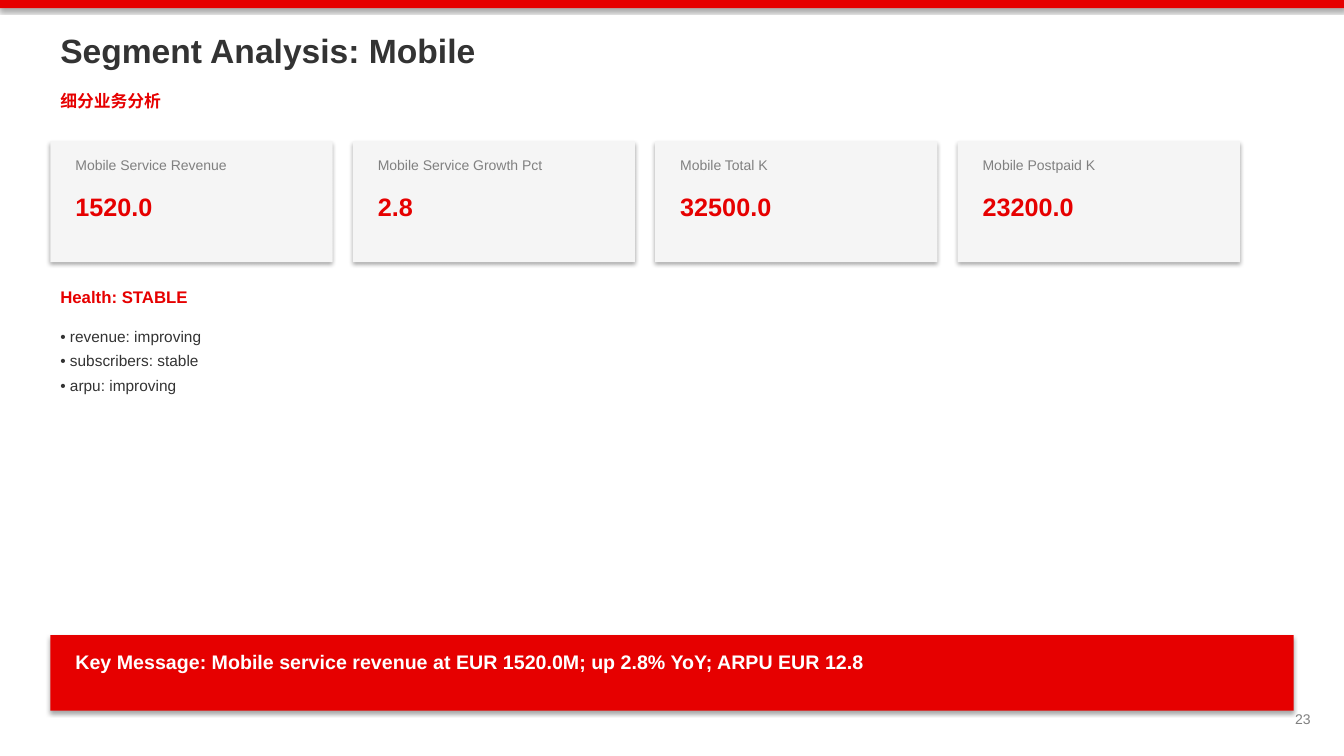
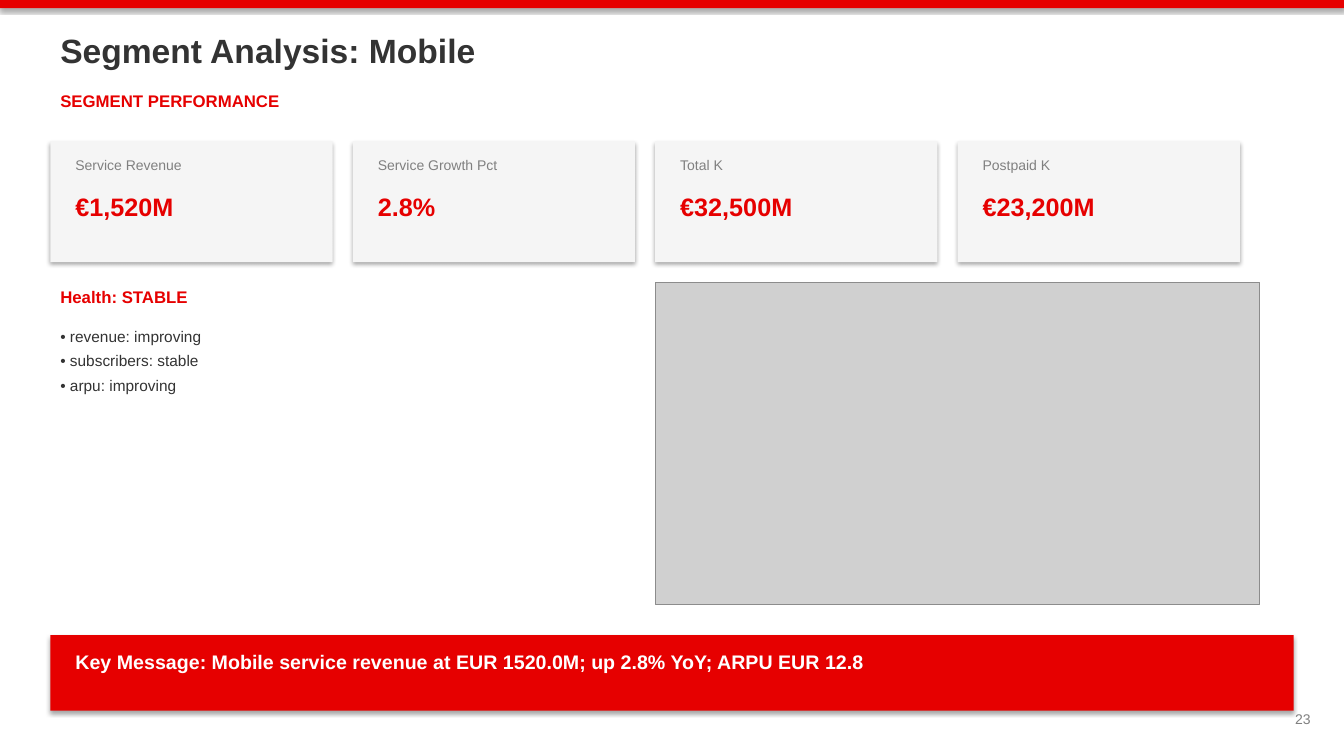
Before and after one commit to mypinseeker/BLM-Financial-Report-Analysis, a slide deck: slide 23 of data/output/blm_vodafone_germany_q3fy26_v2_draft.pptx. Drawn at 1344x756 pixels with LibreOffice and Linux fonts; fonts in the diff are those of the drawing; grey boxes stand for pictures. Boxes give left, top, right and bottom in pixels: in the first picture for what was removed or moved away, otherwise in the second. Text is boxed around its words. In the diff, an @@ line names an element or a change of style, - is before the commit and + after.

```diff
--- a/data/output/blm_vodafone_germany_q3fy26_v2_draft.pptx
+++ b/data/output/blm_vodafone_germany_q3fy26_v2_draft.pptx
@@ text at [60,95,279,107]: text changed @@
-细分业务分析
+SEGMENT PERFORMANCE
@@ text at [75,160,182,170]: text changed @@
-Mobile Service Revenue
+Service Revenue
@@ text at [378,160,497,170]: text changed @@
-Mobile Service Growth Pct
+Service Growth Pct
@@ text at [680,160,723,170]: text changed @@
-Mobile Total K
+Total K
@@ text at [983,160,1050,173]: text changed @@
-Mobile Postpaid K
+Postpaid K
@@ text at [75,198,173,220]: text changed @@
-1520.0
+€1,520M
@@ text at [378,198,435,217]: text changed @@
-2.8
+2.8%
@@ text at [680,198,792,220]: text changed @@
-32500.0
+€32,500M
@@ text at [983,198,1095,220]: text changed @@
-23200.0
+€23,200M
@@ picture added at [655,282,1260,605] @@
```
Also in this commit, not shown: 37 other slides changed, 1 other file.
